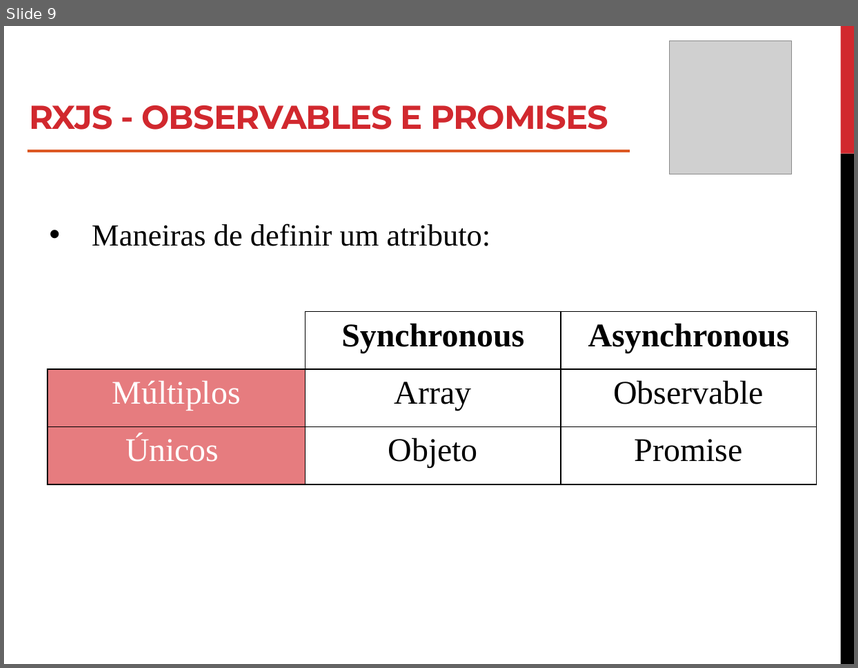
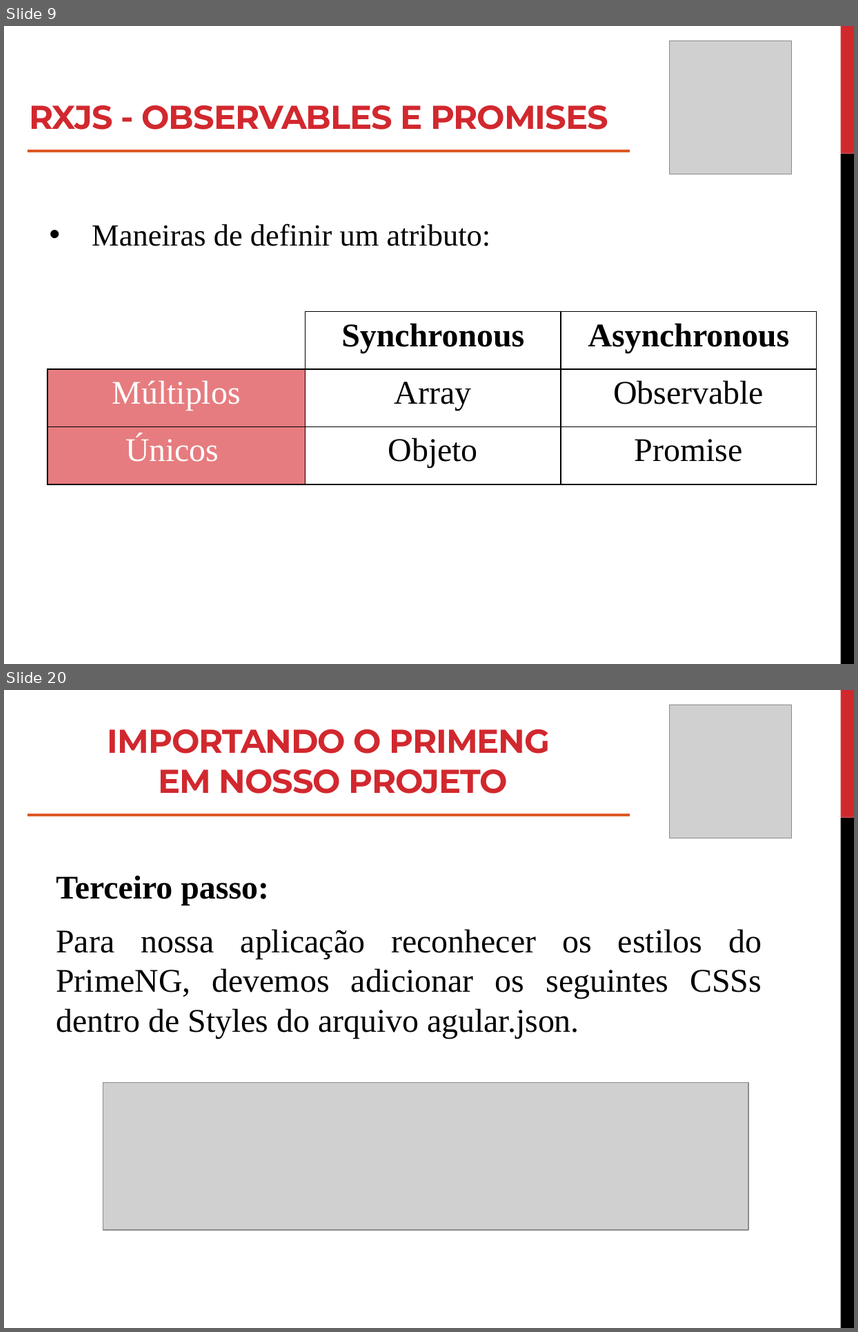
Before and after one commit to roney-amorim/angular-project, a slide deck: Apresentação/Módulo 2/Modulo 2.pptx. Shown one above the other, each under a label of ours: slide 9 before the commit, slides 9 and 20 after it; the slides between them are not shown. The pictures are 858x668 and 858x1332 pixels, drawn with LibreOffice and Linux fonts; fonts in the diff are those of the drawing; grey boxes stand for pictures. Boxes give left, top, right and bottom in pixels: in the first picture for what was removed or moved away, otherwise in the second. Text is boxed around its words. In the diff, an @@ line names an element or a change of style, - is before the commit and + after.

```diff
--- a/Apresentação/Módulo 2/Modulo 2.pptx
+++ b/Apresentação/Módulo 2/Modulo 2.pptx
@@ slide 20 added at bbox=[4, 690, 854, 1328], background #FFFFFF; not listed: 2 template elements that a slide beside it also shows @@
@@ picture added at bbox=[670, 705, 792, 839] @@
@@ title added at bbox=[107, 729, 550, 793], 28 pt, text #D1282E, bold @@
+IMPORTANDO O PRIMENG
+EM NOSSO PROJETO
@@ line added from (27, 815) to (630, 815), #DC5924 2.25 pt @@
@@ text added at bbox=[56, 875, 762, 1038], 28 pt, text #000000 @@
+Terceiro passo:
+Para nossa aplicação reconhecer os estilos do PrimeNG, devemos adicionar os seguintes CSSs dentro de Styles do arquivo agular.json.
@@ picture added at bbox=[103, 1083, 748, 1230] @@
```
Also in this commit, not shown: 3 slides changed, 31 other slides added, 17 other files.
